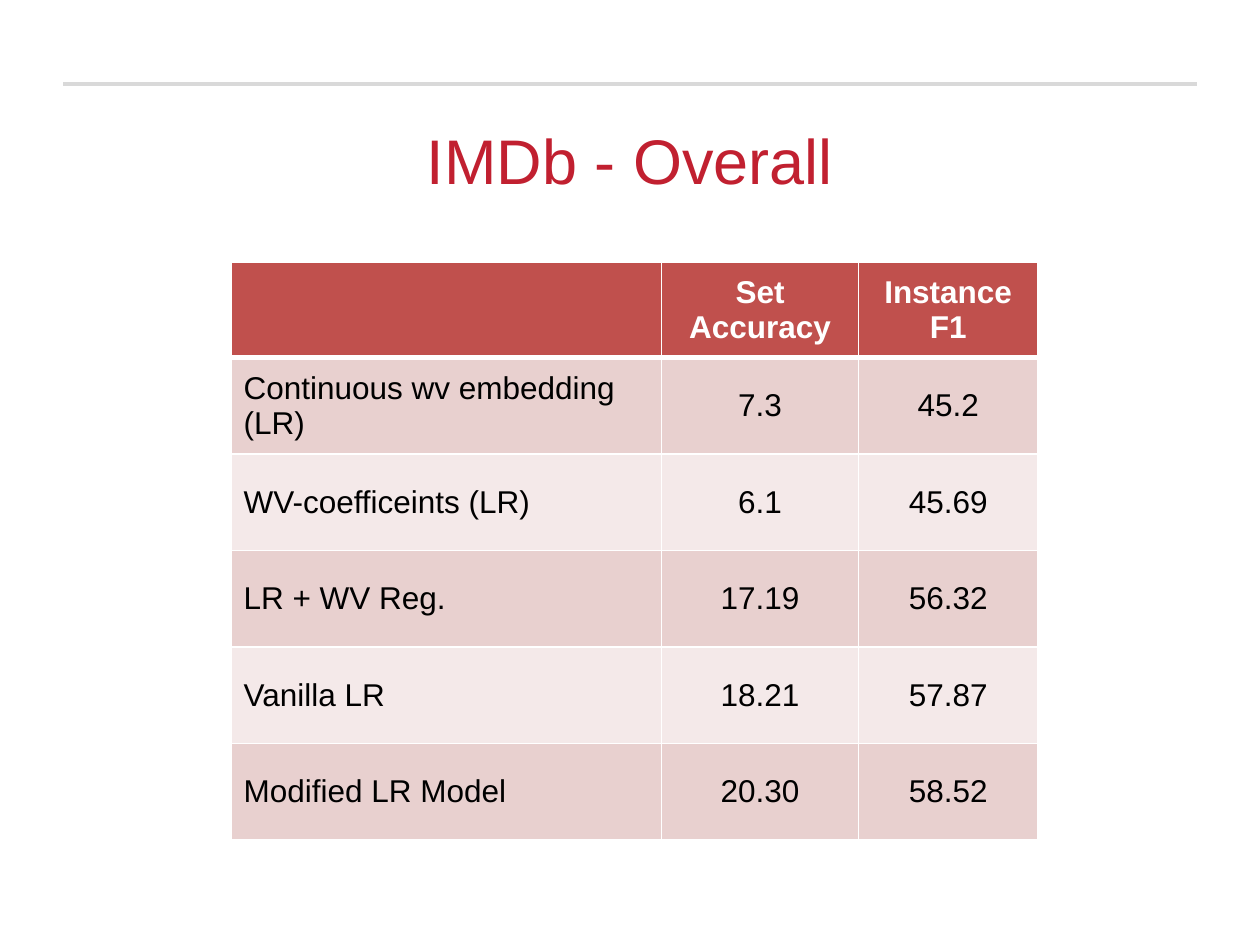
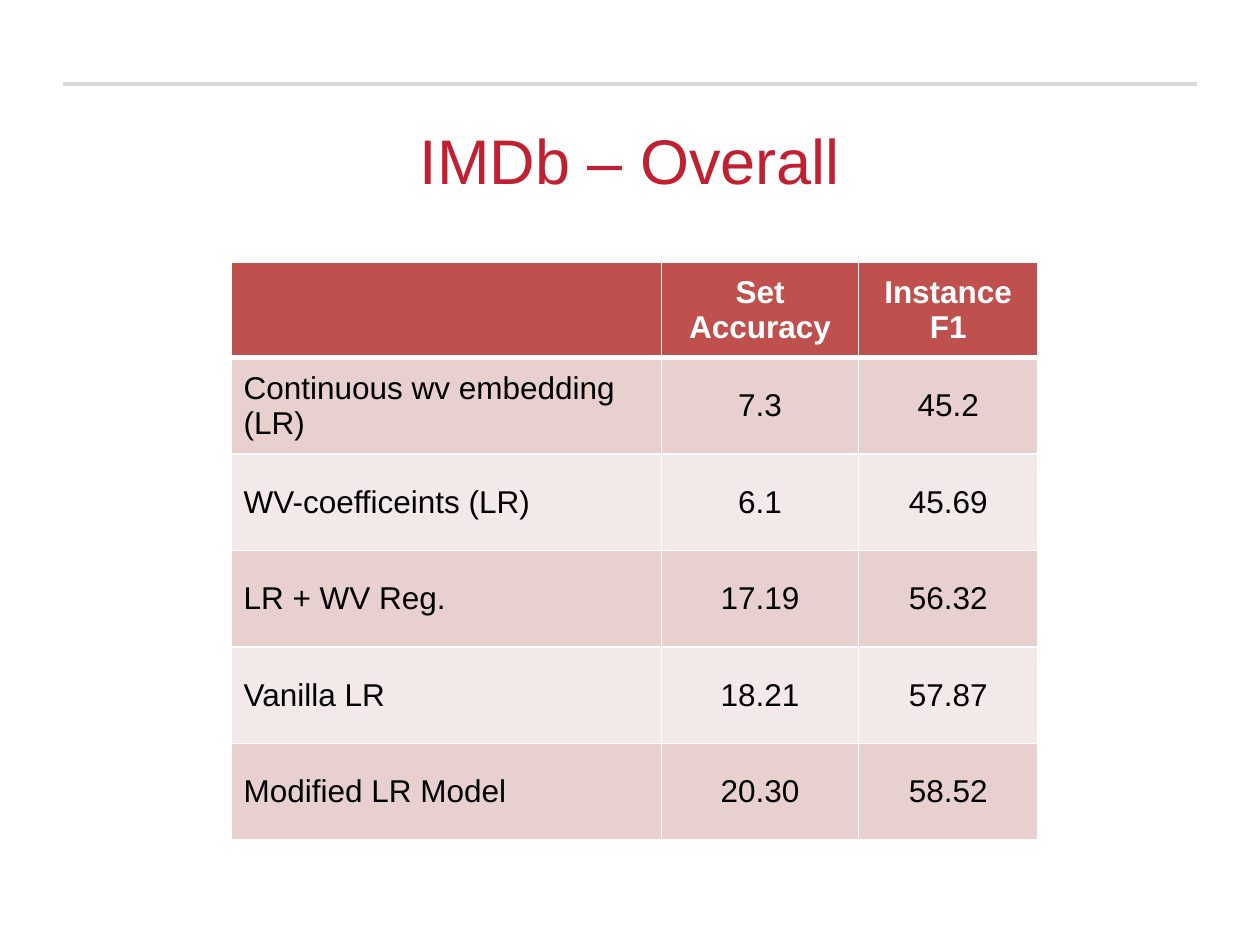
Before and after one commit to RamkishanPanthena/Thesis, a slide deck: slide 25 of defense.pptx (slide 20 before the commit). Drawn at 1260x945 pixels with LibreOffice and Linux fonts; fonts in the diff are those of the drawing; background and template pictures are left out. Boxes give left, top, right and bottom in pixels: in the first picture for what was removed or moved away, otherwise in the second. Text is boxed around its words. In the diff, an @@ line names an element or a change of style, - is before the commit and + after.

```diff
--- a/defense.pptx
+++ b/defense.pptx
@@ title at (420,138,839,185): text changed @@
-IMDb - Overall
+IMDb – Overall
```
Also in this commit, not shown: 15 other slides changed, 10 slides added, 1 slide removed.
